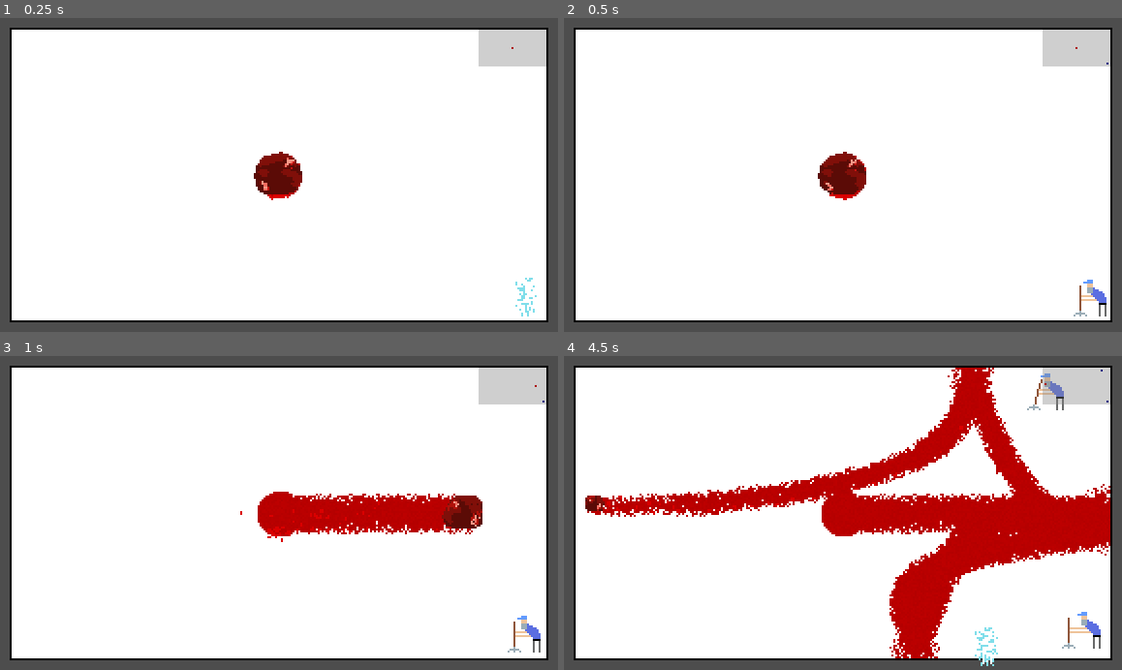
Above: before the commit, frames 1-4 (two rows, left to right).
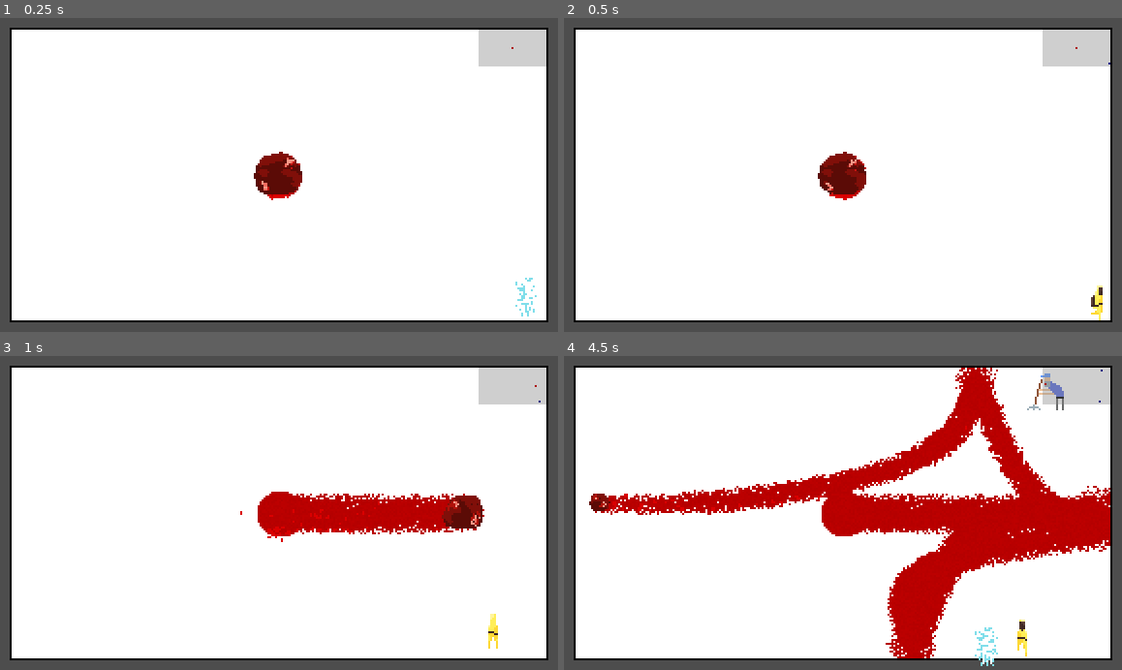
Above: after the commit, the same moments.

Repository: fawfle/blood-jam-cu
Game: Godot game, scene res://scenes/main.tscn
Same seed, same stepped clock (60 frames per second), same inputs: the game is played once before the commit and once after it.
Inputs:
- Up to frame 1 (0.25 s): no input
- Up to frame 2 (0.5 s): no input
- Up to frame 3 (1 s): tap Enter at 0.5 s; hold D (right) from 0.53 s (still down); tap Shift (dash) at 0.6 s
- Up to frame 4 (4.5 s): release D (right) at 1.28 s; hold S (backward) 1.28-2.03 s; tap one key every 0.75 s from 1.35 s: Enter Backspace 0 9 Shift (dash); hold D (right) 2.03-2.78 s; hold W (forward) 2.78-3.53 s; hold A (left) from 3.53 s (still down)

Frame 1 is identical in both runs. In frame 2, 0.3% of the frame differs, in the area x 53-98%, y 14-97%; in frame 3, 0.9%; in frame 4, 3.8%, in the area x 3-98%, y 3-97%.

Commit message:
fixed janitor spawn rate

Diff:
--- a/scenes/main.gd
+++ b/scenes/main.gd
@@ -67,7 +67,7 @@
 	EnemyType.FODDER: 100,
 	EnemyType.SHOOTER: 300,
 	EnemyType.SHIELDED: 50,
-	EnemyType.JANITOR: 40200,
+	EnemyType.JANITOR: 200,
 	EnemyType.DUCK: 20,
 	EnemyType.FLAMER: 100
 }
--- a/scripts/camera.gd
+++ b/scripts/camera.gd
@@ -6,8 +6,15 @@
 
 var tween_time: float = 0.5
 
+var shake_time: float = 0
+var shake_power: float = 0.0
+
 func _ready() -> void:
 	Global.room_resized.connect(_on_room_resized)
+
+func _process(delta: float) -> void:
+	if shake_time > 0:
+		shake_screen_process(delta)
 
 func _on_room_resized(size: Vector2i):
 	var tween = create_tween()
@@ -17,3 +24,8 @@
 	tween.tween_property(self, "limit_right", floor(size.x / 2 + MARGIN), tween_time)
 	tween.tween_property(self, "limit_top", floor(-size.y / 2 - MARGIN), tween_time)
 	tween.tween_property(self, "limit_bottom", floor(size.y / 2 + MARGIN), tween_time)
+
+func shake_screen_process(delta):
+	shake_time -= delta
+	offset.x = shake_power * randf_range(-1, 1)
+	offset.y = shake_power * randf_range(-1, 1)
